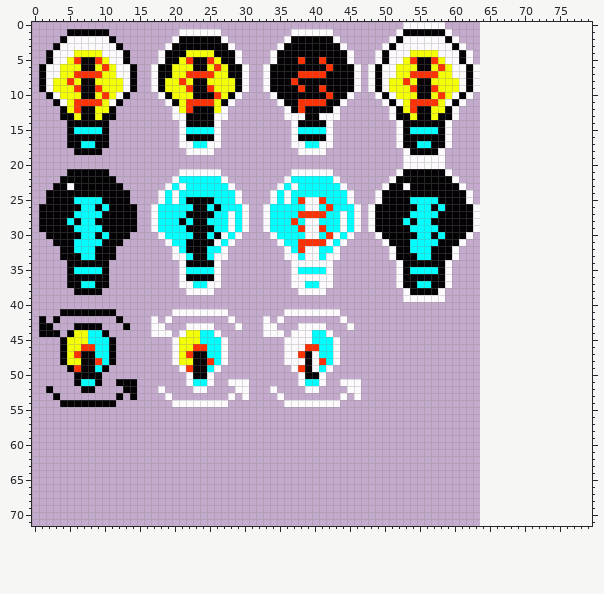
Pixel-art file, stored at assets/Lamps.aseprite. The first picture shows the starting point.
64x72 pixels, 1 frame. The old version is drawn lined up with the new one, on the new canvas.
Once edited:
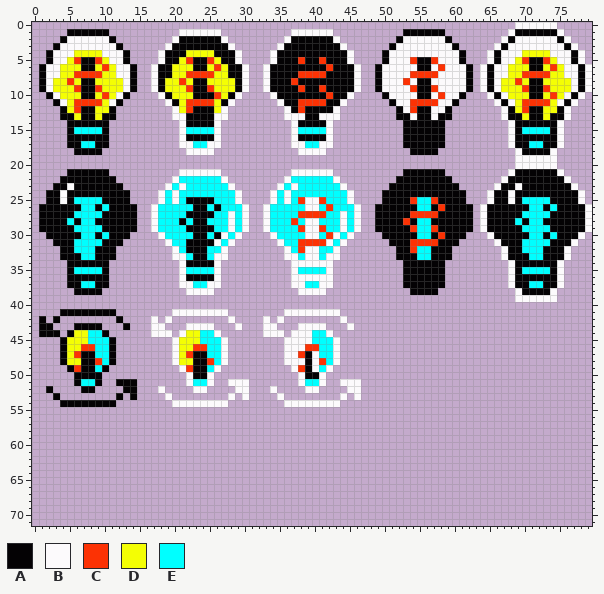
Palette (. is transparent): A #040204  B #fcfafc  C #fc3204  D #f4fe04  E #00ffff
Difference:
canvas 64x72 -> 80x72
@@ x 0..79 @@
- 0 .....................................................BBBBBB.....................
- 1 .....AAAAAA..........BBBBBB..........BBBBBB.........BAAAAAAB....................
- 2 ....ABBBBBBA........BAAAAAAB........BAAAAAAB.......BABBBBBBAB...................
- 3 ...ABBBBBBBBA......BAAAAAAAAB......BAAAAAAAAB.....BABBBBBBBBAB..................
- 4 ..ABBBDDDDBBBA....BAAADDDDAAAB....BAAAAAAAAAAB...BABBBDDDDBBBAB.................
- 5 ..ABBDCAACDBBA....BAADCAACDAAB....BAAACAACAAAB...BABBDCAACDBBAB.................
- 6 .ABBDDDAADCDBBA..BAADDDAADCDAAB..BAAAAAAAACAAAB.BABBDDDAADCDBBAB................
- 7 .ABBDDCCCCDDBBA..BAADDCCCCDDAAB..BAAAACCCCAAAAB.BABBDDCCCCDDBBAB................
- 8 .ABDDCDAADDDDBA..BADDCDAADDDDAB..BAAACAAAAAAAAB.BABDDCDAADDDDBAB................
- 9 .ABDDDCAACDDDBA..BADDDCAACDDDAB..BAAAACAACAAAAB.BABDDDCAACDDDBAB................
-10 ..ABDDDAADCDBA....BADDDAAACDAB....BAAAAAAACAAB...BABDDDAADCDBAB.................
-11 ...ABDCCCCDBA......BADCCCCDAB......BAACCCCAAB.....BABDCCCCDBAB..................
-12 ....ADCAADDA........BDCAAADB........BACAAAAB.......BADCAADDAB...................
-13 ....AADAADAA........BBAAAABB........BBBAABBB.......BAADAADAAB...................
-14 .....AAAAAA..........BAAAAB..........BAAAAB.........BAAAAAAB....................
-15 .....AEEEEA..........BEEEEB..........BEEEEB.........BAEEEEAB....................
-16 .....AAAAAA..........BAAAAB..........BAAAAB.........BAAAAAAB....................
-17 .....AAEEAA..........BBEEBB..........BBEEBB.........BAAEEAAB....................
-18 ......AAAA............BBBB............BBBB...........BAAAAB.....................
-19 .....................................................BBBBBB.....................
-20 .....................................................BBBBBB.....................
-21 .....AAAAAA..........BBBBBB..........BBBBBB.........BAAAAAAB....................
-22 ....AAAAAAAA........BEEEEEEB........BEEEEEEB.......BAAAAAAAAB...................
-23 ...AABAAAAAAA......BEBEEEEEEB......BEBEEEEEEB.....BAABAAAAAAAB..................
-24 ..AAAAAAAAAAAA....BEBEEEEEEEEB....BEBEEEEEEEEB...BAAAAAAAAAAAAB.................
-25 ..AAAAEEEEAAAA....BEBEAAAAEEEB....BEBECBBCEEEB...BAAAAEEEEAAAAB.................
-26 .AAAAAAEEAEAAAA..BEEEEEAAEAEEEB..BEEEEEBBECEEEB.BAAAAAAEEAEAAAAB................
-27 .AAAAAEEEEAAAAA..BEEEEAAAAEEBEB..BEEEECCCCEEBEB.BAAAAAEEEEAAAAAB................
-28 .AAAAEAEEAAAAAA..BEEEAEAAEEEBEB..BEEECEBBEEEBEB.BAAAAEAEEAAAAAAB................
-29 .AAAAAEEEEAAAAA..BEEEEAAAAEEBEB..BEEEECBBCEEBEB.BAAAAAEEEEAAAAAB................
-30 ..AAAAAEEAEAAA....BEEEEAAEABEB....BEEEEBBECBEB...BAAAAAEEAEAAAB.................
-31 ...AAAEEEEAAA......BEEAAAABEB......BEECCCCBEB.....BAAAEEEEAAAB..................
-32 ....AAEEEAAA........BEAAAEEB........BECBBEEB.......BAAEEEAAAB...................
-33 ....AAAEEAAA........BBEAAEBB........BBEBBEBB.......BAAAEEAAAB...................
-34 .....AAAAAA..........BAAAAB..........BBBBBB.........BAAAAAAB....................
-35 .....AEEEEA..........BEEEEB..........BEEEEB.........BAEEEEAB....................
-36 .....AAAAAA..........BAAAAB..........BBBBBB.........BAAAAAAB....................
-37 .....AAEEAA..........BBEEBB..........BBEEBB.........BAAEEAAB....................
-38 ......AAAA............BBBB............BBBB...........BAAAAB.....................
-39 .....................................................BBBBBB.....................
+ 0 .....................................................................BBBBBB.....
+ 1 .....AAAAAA..........BBBBBB..........BBBBBB..........AAAAAA.........BAAAAAAB....
+ 2 ....ABBBBBBA........BAAAAAAB........BAAAAAAB........ABBBBBBA.......BABBBBBBAB...
+ 3 ...ABBBBBBBBA......BAAAAAAAAB......BAAAAAAAAB......ABBBBBBBBA.....BABBBBBBBBAB..
+ 4 ..ABBBDDDDBBBA....BAAADDDDAAAB....BAAAAAAAAAAB....ABBBBBBBBBBA...BABBBDDDDBBBAB.
+ 5 ..ABBDCAACDBBA....BAADCAACDAAB....BAAACAACAAAB....ABBBCAACBBBA...BABBDCAACDBBAB.
+ 6 .ABBDDDAADCDBBA..BAADDDAADCDAAB..BAAAAAAAACAAAB..ABBBBBAABCBBBA.BABBDDDAADCDBBAB
+ 7 .ABBDDCCCCDDBBA..BAADDCCCCDDAAB..BAAAACCCCAAAAB..ABBBBCCCCBBBBA.BABBDDCCCCDDBBAB
+ 8 .ABDDCDAADDDDBA..BADDCDAADDDDAB..BAAACAAAAAAAAB..ABBBCBAABBBBBA.BABDDCDAADDDDBAB
+ 9 .ABDDDCAACDDDBA..BADDDCAACDDDAB..BAAAACAACAAAAB..ABBBBCAACBBBBA.BABDDDCAACDDDBAB
+10 ..ABDDDAADCDBA....BADDDAAACDAB....BAAAAAAACAAB....ABBBBAABCBBA...BABDDDAADCDBAB.
+11 ...ABDCCCCDBA......BADCCCCDAB......BAACCCCAAB......ABBCCCCBBA.....BABDCCCCDBAB..
+12 ....ADCAADDA........BDCAAADB........BACAAAAB........ABCAABBA.......BADCAADDAB...
+13 ....AADAADAA........BBAAAABB........BBBAABBB........AABAABAA.......BAADAADAAB...
+14 .....AAAAAA..........BAAAAB..........BAAAAB..........AAAAAA.........BAAAAAAB....
+15 .....AEEEEA..........BEEEEB..........BEEEEB..........AAAAAA.........BAEEEEAB....
+16 .....AAAAAA..........BAAAAB..........BAAAAB..........AAAAAA.........BAAAAAAB....
+17 .....AAEEAA..........BBEEBB..........BBEEBB..........AAAAAA.........BAAEEAAB....
+18 ......AAAA............BBBB............BBBB............AAAA...........BAAAAB.....
+19 .....................................................................BBBBBB.....
+20 .....................................................................BBBBBB.....
+21 .....AAAAAA..........BBBBBB..........BBBBBB..........AAAAAA.........BAAAAAAB....
+22 ....AAAAAAAA........BEEEEEEB........BEEEEEEB........AAAAAAAA.......BAAAAAAAAB...
+23 ...AABAAAAAAA......BEBEEEEEEB......BEBEEEEEEB......AAAAAAAAAA.....BAABAAAAAAAB..
+24 ..AABAAAAAAAAA....BEBEEEEEEEEB....BEBEEEEEEEEB....AAAAAAAAAAAA...BAABAAAAAAAAAB.
+25 ..AABAEEEEAAAA....BEBEAAAAEEEB....BEBECBBCEEEB....AAAACEECAAAA...BAABAEEEEAAAAB.
+26 .AAAAAAEEAEAAAA..BEEEEEAAEAEEEB..BEEEEEBBECEEEB..AAAAAAEEACAAAA.BAAAAAAEEAEAAAAB
+27 .AAAAAEEEEAAAAA..BEEEEAAAAEEBEB..BEEEECCCCEEBEB..AAAAACCCCAAAAA.BAAAAAEEEEAAAAAB
+28 .AAAAEAEEAAAAAA..BEEEAEAAEEEBEB..BEEECEBBEEEBEB..AAAACAEEAAAAAA.BAAAAEAEEAAAAAAB
+29 .AAAAAEEEEAAAAA..BEEEEAAAAEEBEB..BEEEECBBCEEBEB..AAAAACEECAAAAA.BAAAAAEEEEAAAAAB
+30 ..AAAAAEEAEAAA....BEEEEAAEABEB....BEEEEBBECBEB....AAAAAEEACAAA...BAAAAAEEAEAAAB.
+31 ...AAAEEEEAAA......BEEAAAABEB......BEECCCCBEB......AAACCCCAAA.....BAAAEEEEAAAB..
+32 ....AAEEEAAA........BEAAAEEB........BECBBEEB........AACEEAAA.......BAAEEEAAAB...
+33 ....AAAEEAAA........BBEAAEBB........BBEBBEBB........AAAEEAAA.......BAAAEEAAAB...
+34 .....AAAAAA..........BAAAAB..........BBBBBB..........AAAAAA.........BAAAAAAB....
+35 .....AEEEEA..........BEEEEB..........BEEEEB..........AAAAAA.........BAEEEEAB....
+36 .....AAAAAA..........BAAAAB..........BBBBBB..........AAAAAA.........BAAAAAAB....
+37 .....AAEEAA..........BBEEBB..........BBEEBB..........AAAAAA.........BAAEEAAB....
+38 ......AAAA............BBBB............BBBB............AAAA...........BAAAAB.....
+39 .....................................................................BBBBBB.....
 40 ................................................................................
